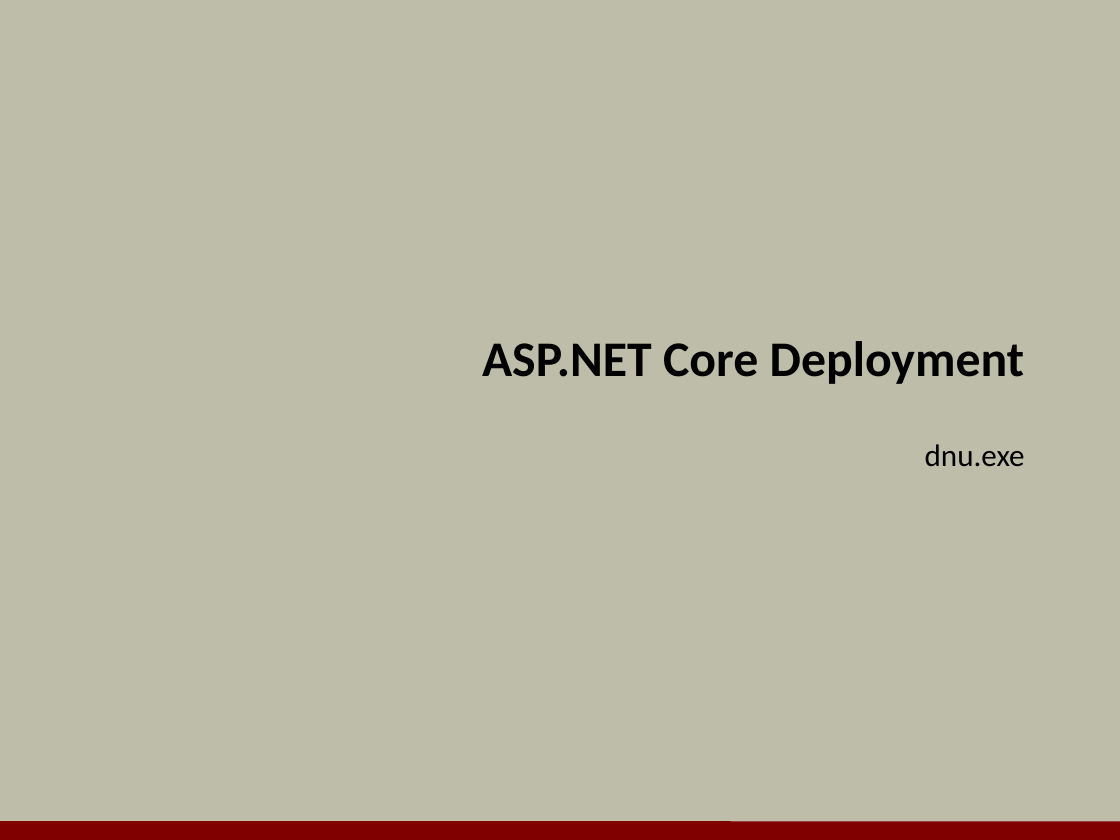
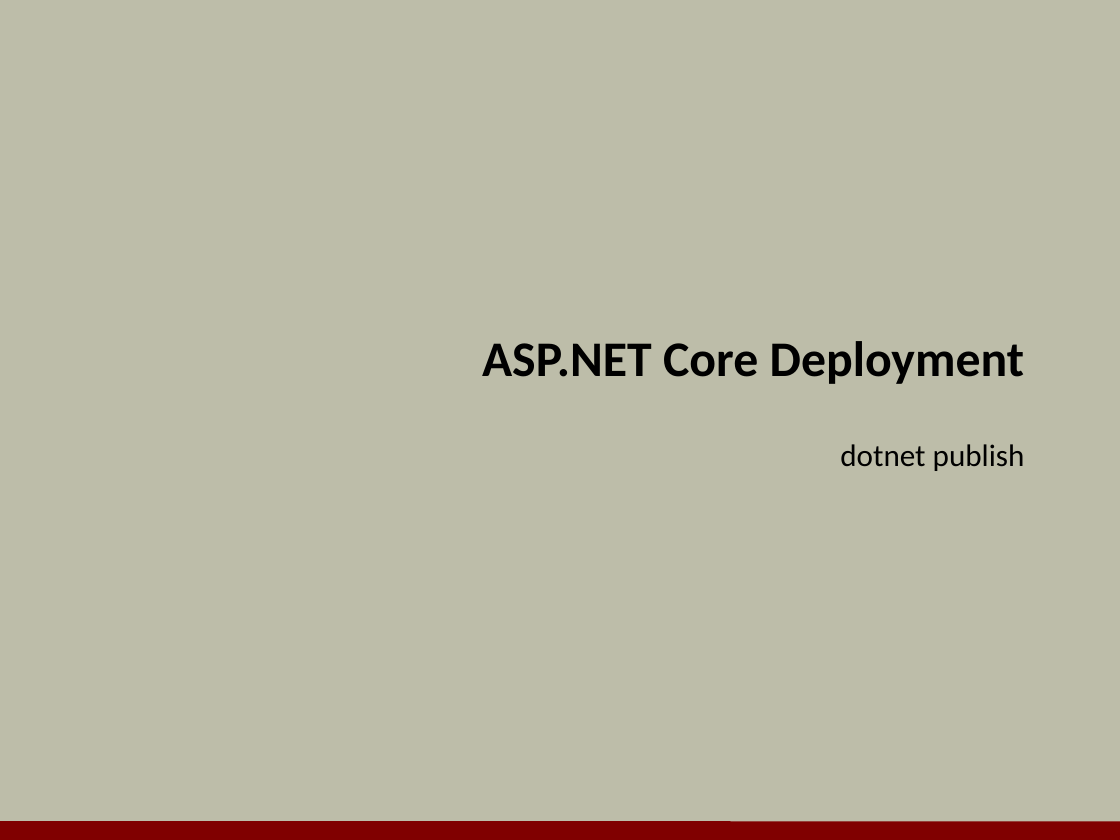
Before and after one commit to OdeToCode/classes, a slide deck: slide 1 of aspnetcore/slides/14_deployment.pptx. Drawn at 1120x840 pixels with LibreOffice and Linux fonts; fonts in the diff are those of the drawing; background and template pictures are left out. Boxes give left, top, right and bottom in pixels: in the first picture for what was removed or moved away, otherwise in the second. Text is boxed around its words. In the diff, an @@ line names an element or a change of style, - is before the commit and + after.

```diff
--- a/aspnetcore/slides/14_deployment.pptx
+++ b/aspnetcore/slides/14_deployment.pptx
@@ subtitle at (840, 444, 1025, 471): text changed @@
-dnu.exe
+dotnet publish
```
Also in this commit, not shown: 4 other files.
